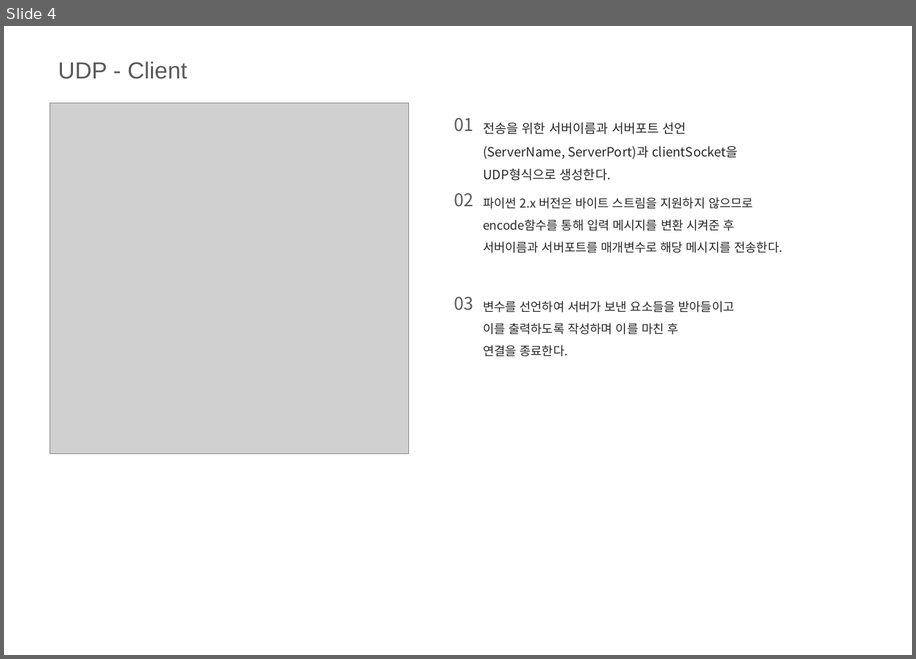
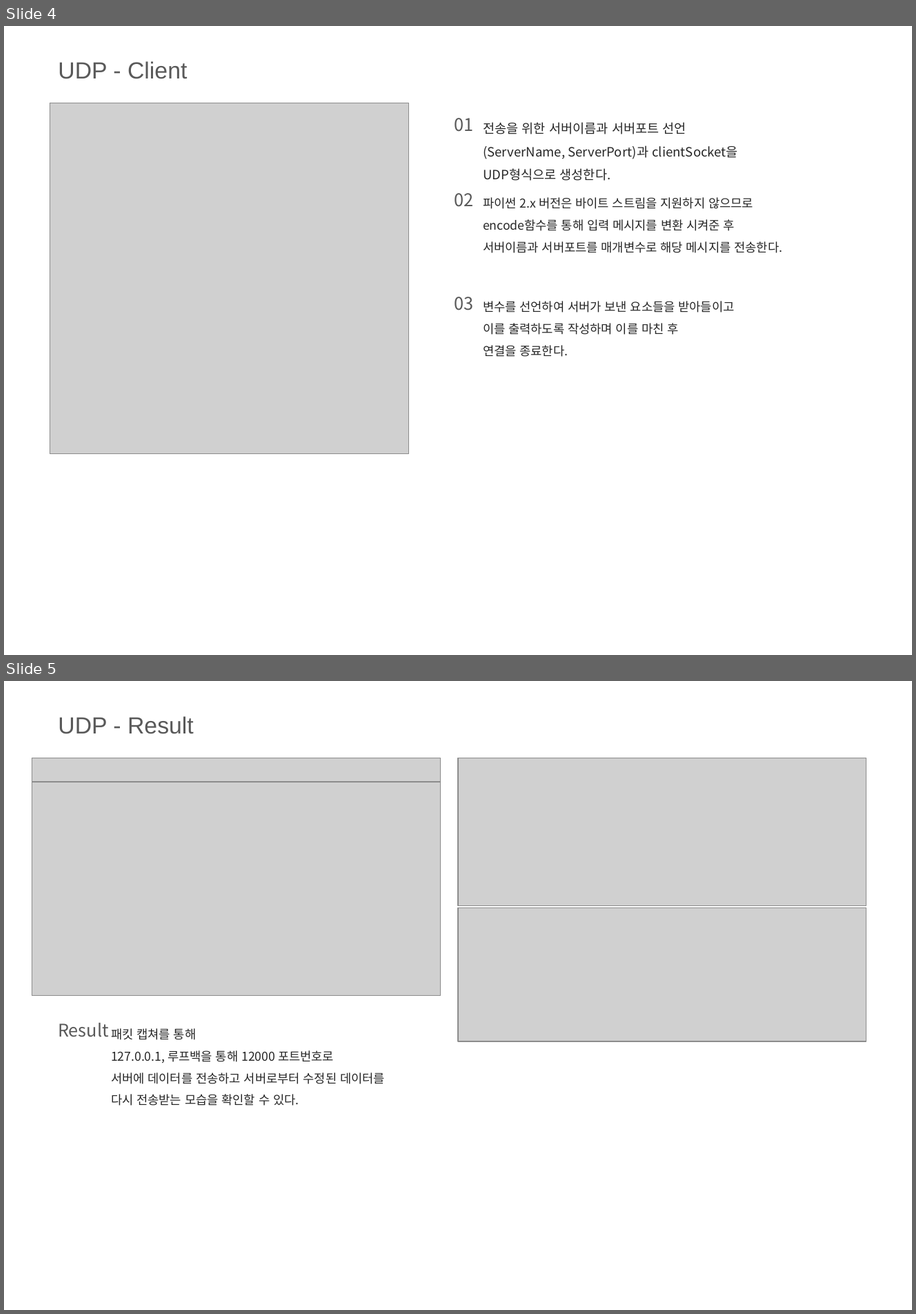
Before and after one commit to ingkoon/2020-s, a slide deck: ComputerNetwork/2-4/20151167 이인재 컴퓨터네트워크 2-4실습 과제(UDP, TCP).pptx. Shown one above the other, each under a label of ours: slide 4 before the commit, slides 4 and 5 after it. The pictures are 916x659 and 916x1314 pixels, drawn with LibreOffice and Linux fonts; fonts in the diff are those of the drawing; grey boxes stand for pictures; background and template pictures are left out. Boxes give left, top, right and bottom in pixels: in the first picture for what was removed or moved away, otherwise in the second. Text is boxed around its words. In the diff, an @@ line names an element or a change of style, - is before the commit and + after.

```diff
--- a/ComputerNetwork/2-4/20151167 이인재 컴퓨터네트워크 2-4실습 과제(UDP, TCP).pptx
+++ b/ComputerNetwork/2-4/20151167 이인재 컴퓨터네트워크 2-4실습 과제(UDP, TCP).pptx
@@ slide 5 added at bbox=[4, 681, 912, 1310], background picture (left out) @@
@@ text added at bbox=[58, 716, 194, 734], 20 pt, text #595959 @@
+UDP - Result
@@ picture added at bbox=[32, 758, 441, 972] @@
@@ picture added at bbox=[459, 758, 866, 906] @@
@@ picture added at bbox=[32, 782, 441, 996] @@
@@ picture added at bbox=[459, 908, 866, 1042] @@
@@ text added at bbox=[58, 1023, 109, 1037], 15 pt, text #595959 @@
+Result
@@ text added at bbox=[111, 1028, 385, 1105], 10.5 pt, text #262626 @@
+패킷 캡쳐를 통해
+127.0.0.1, 루프백을 통해 12000 포트번호로
+서버에 데이터를 전송하고 서버로부터 수정된 데이터를 다시 전송받는 모습을 확인할 수 있다.
```
Also in this commit, not shown: 1 slide changed, 1 other slide added, 7 slides removed, 2 other files.
